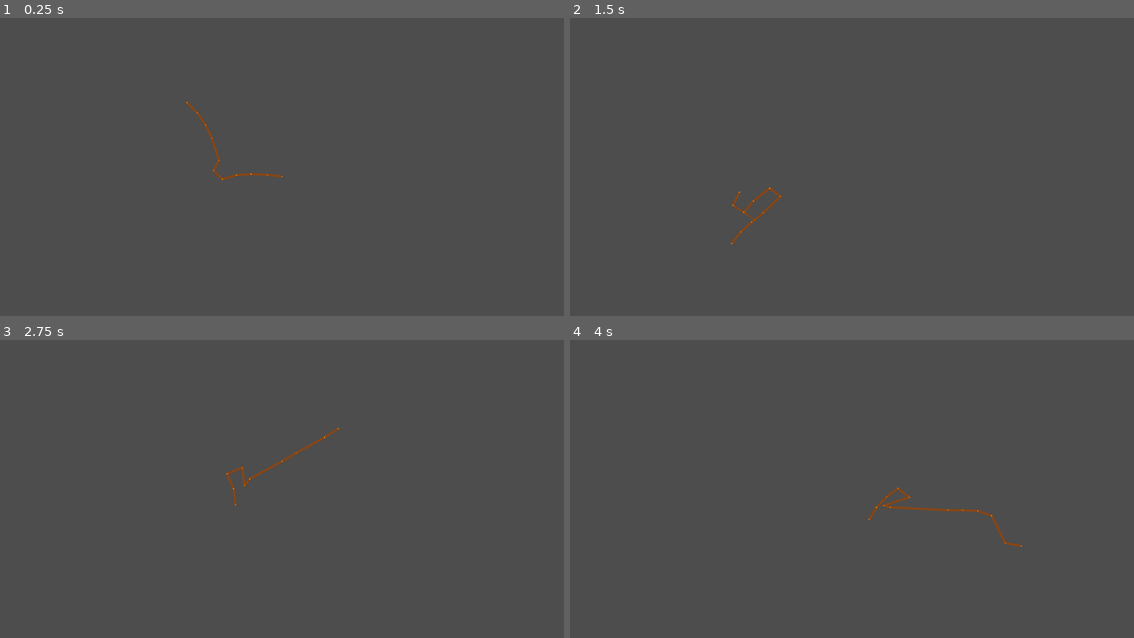
Above: before the commit, frames 1-4 (two rows, left to right).
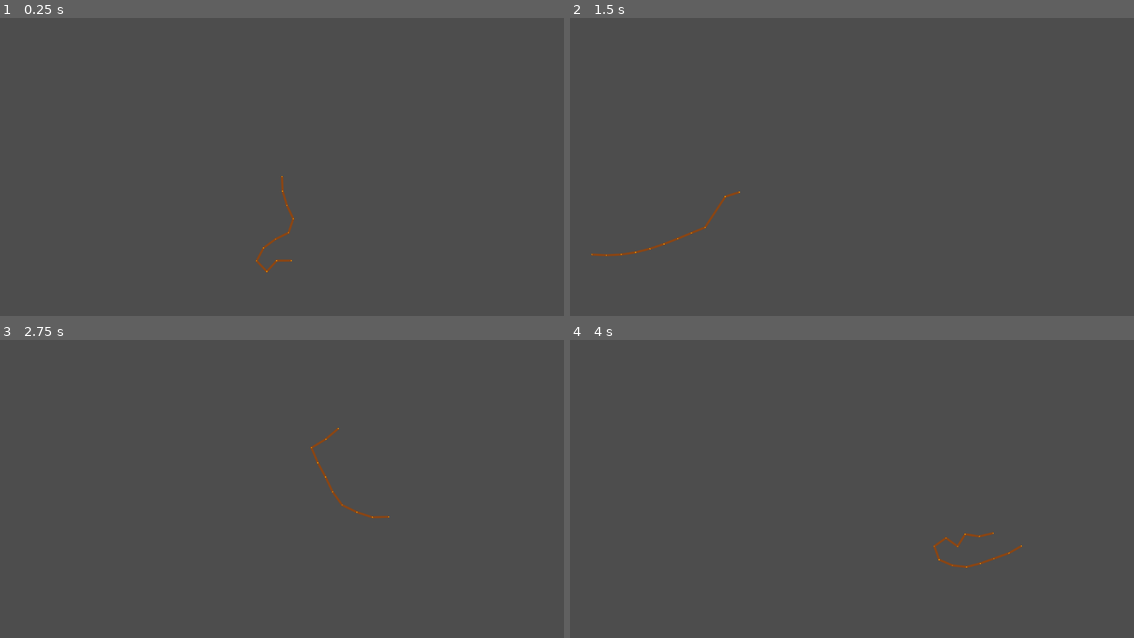
Above: after the commit, the same moments.

Repository: oli-the-broccoli/taught-rope
Game: Godot game, scene res://soft_rope_test.tscn
The game is run twice, just before and just after one commit, with the same random seed, the same clock (stepped at 60 frames per second) and the same inputs. The engine's default icon, where the game draws it, is replaced by a stand-in: a white triangle on a blue panel in a dark square.
Inputs (mouse positions are in pixels of both pictures, inside the frame that each line leads up to):
- Up to frame 1 (0.25 s): no input
- Up to frame 2 (1.5 s): tap Enter at 0.5 s; move the mouse to (976, 161) at 0.52 s; hold Right 0.53-1.28 s; tap 1 at 0.6 s; tap Space at 0.77 s; move the mouse to (739, 193) at 1.27 s; hold Down from 1.28 s (still down); tap 2 at 1.35 s
- Up to frame 3 (2.75 s): tap Space at 1.52 s; move the mouse to (338, 429) at 2.02 s; release Down at 2.03 s; hold Right from 2.03 s (still down); tap 3 at 2.1 s
- Up to frame 4 (4 s): move the mouse to (823, 560) at 2.77 s; release Right at 2.78 s; hold Up 2.78-3.53 s; tap 4 at 2.85 s; tap Space at 3.02, 3.77 s; move the mouse to (1021, 545) at 3.52 s; hold Left from 3.53 s (still down); tap 1 at 3.6 s

The runs differ from the first frame. In frame 1, 0.4% of the frame differs, in the area x 33-53%, y 27-86%; in frame 2, 0.4%; in frame 3, 0.4%; in frame 4, 0.5%, in the area x 52-81%, y 49-77%.

Commit message:
adjust test scene

Diff:
--- a/soft_rope_test.tscn
+++ b/soft_rope_test.tscn
@@ -97,7 +97,6 @@
 [node name="RopeHandle2" type="Marker2D" parent="." node_paths=PackedStringArray("rope")]
 position = Vector2(-128, 6)
 script = ExtResource("5_l0nnq")
-enabled = true
 rope = NodePath("../SoftRope")
 rope_position = 0.55
 strength = 0.285
